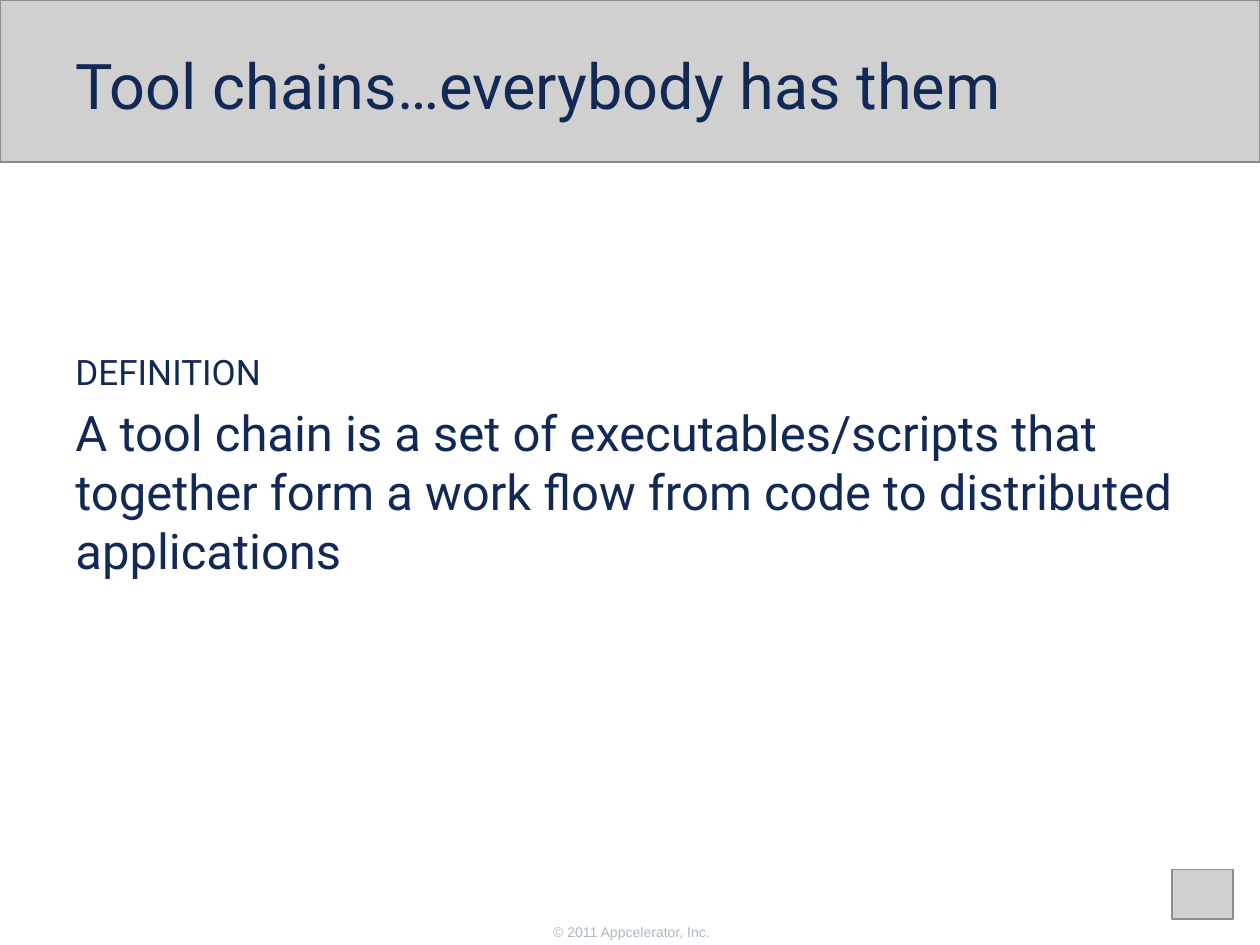
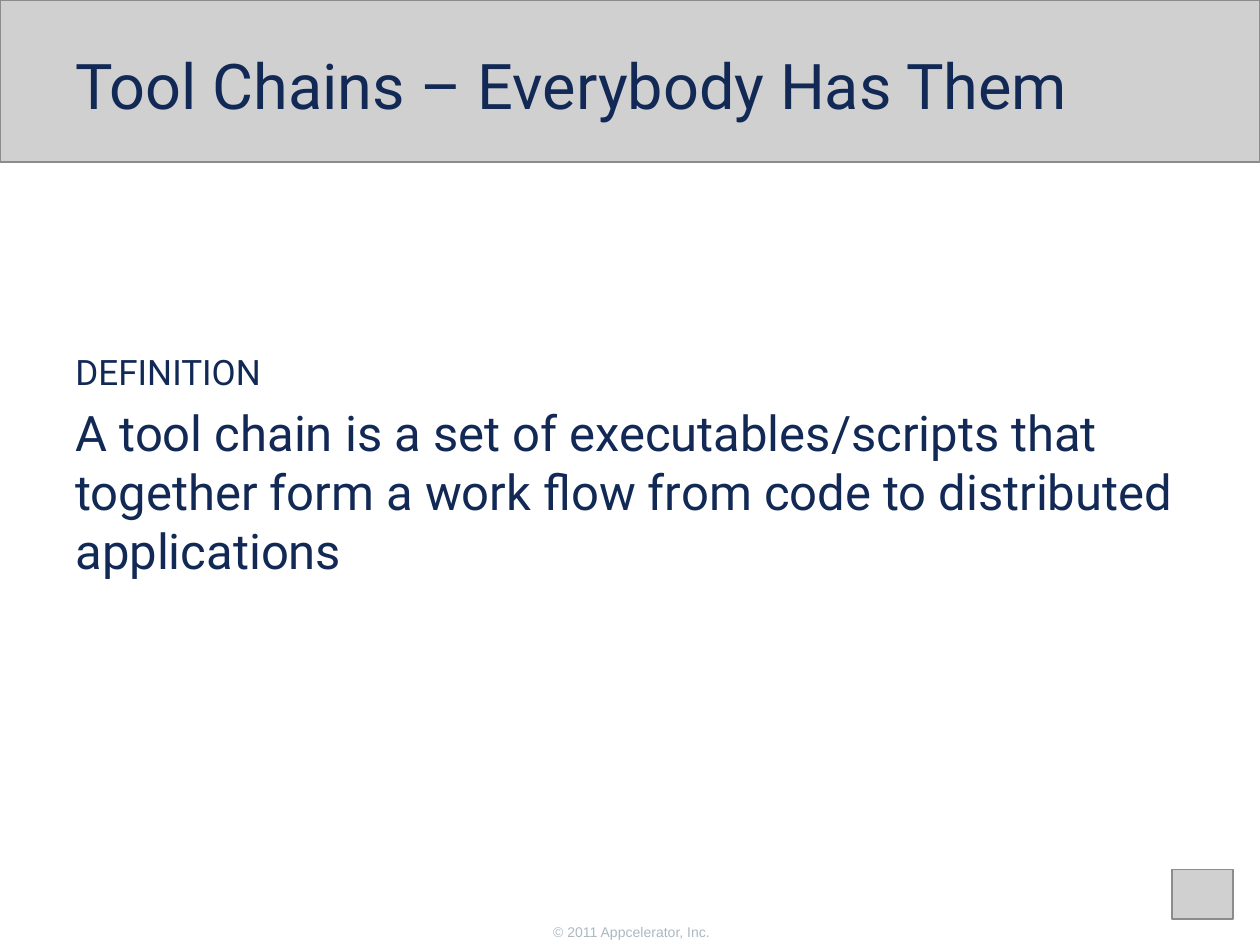
Before and after one commit to appcelerator-training-archive/tcad_certification, a slide deck: slide 4 of 210/210.ppt. Drawn at 1260x945 pixels with LibreOffice and Linux fonts; fonts in the diff are those of the drawing; grey boxes stand for pictures. Boxes give left, top, right and bottom in pixels: in the first picture for what was removed or moved away, otherwise in the second. Text is boxed around its words. In the diff, an @@ line names an element or a change of style, - is before the commit and + after.

```diff
--- a/210/210.ppt
+++ b/210/210.ppt
@@ title at [75,61,1067,123]: text changed @@
-Tool chains…everybody has them
+Tool Chains – Everybody Has Them
```
Also in this commit, not shown: 3 other slides changed, 3 slides added, 1 slide removed.
